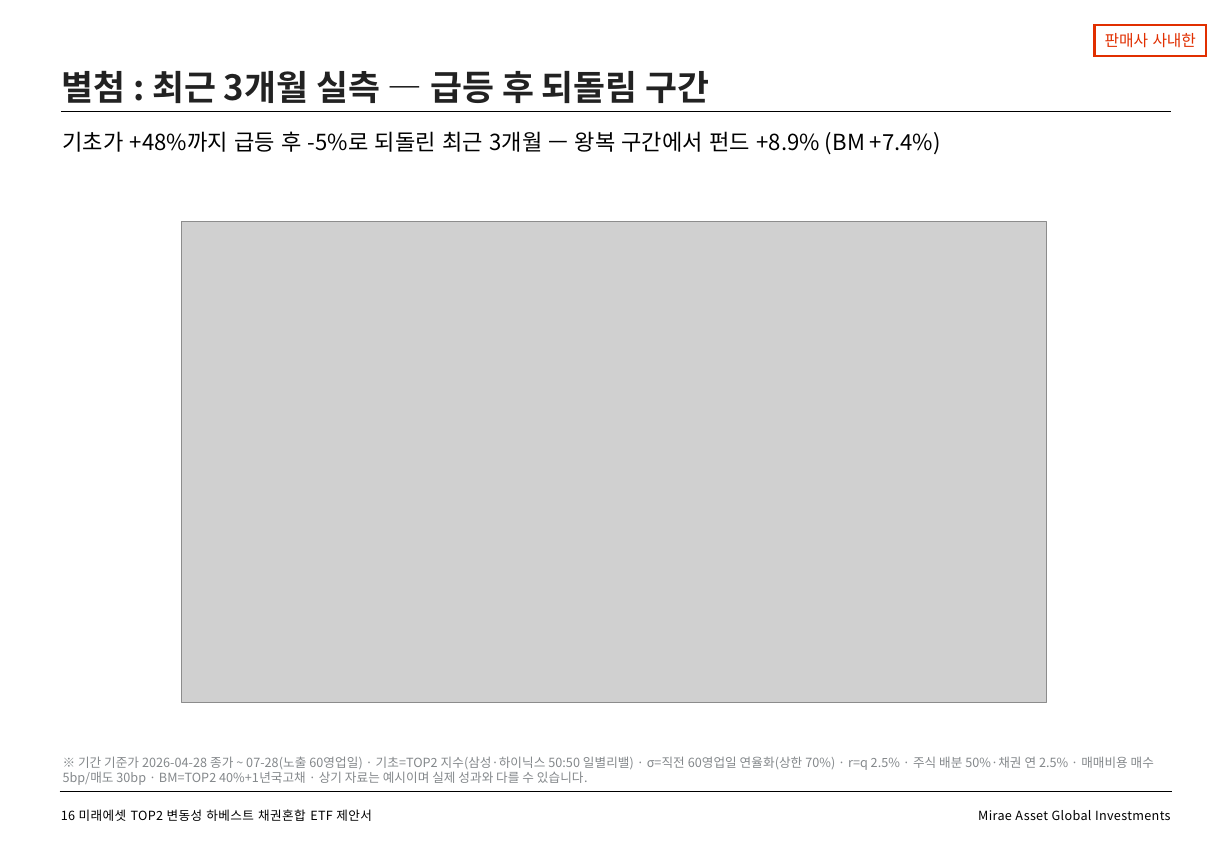
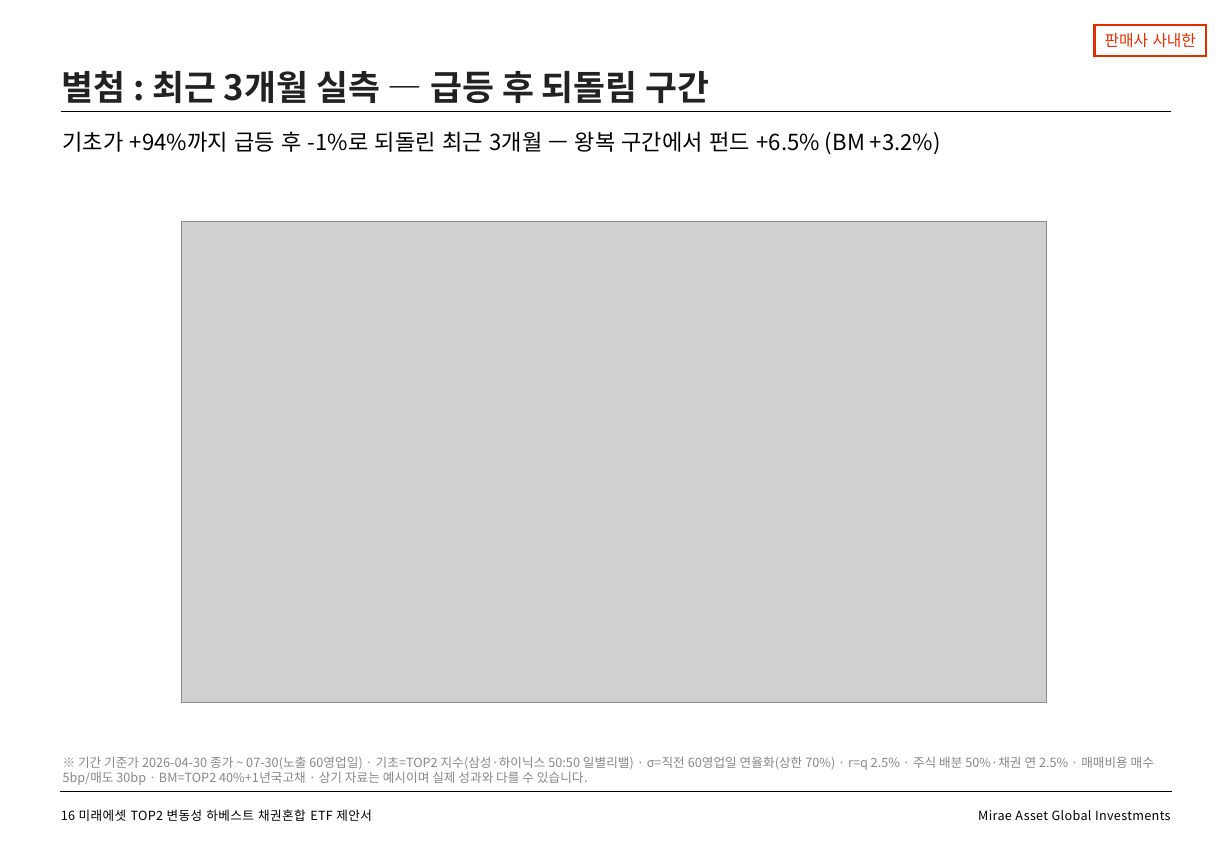
Before and after one commit to gamer383-bit/Volatility-Fund, a slide deck: slide 17 of 제안서/변동성하베스트_TOP2채권혼합ETF_v1_20260730.pptx. Drawn at 1232x853 pixels with LibreOffice and Linux fonts; fonts in the diff are those of the drawing; grey boxes stand for pictures. Boxes give left, top, right and bottom in pixels: in the first picture for what was removed or moved away, otherwise in the second. Text is boxed around its words. In the diff, an @@ line names an element or a change of style, - is before the commit and + after.

```diff
--- a/제안서/변동성하베스트_TOP2채권혼합ETF_v1_20260730.pptx
+++ b/제안서/변동성하베스트_TOP2채권혼합ETF_v1_20260730.pptx
@@ text at box(63, 131, 941, 154): text changed @@
-기초가 +48%까지 급등 후 -5%로 되돌린 최근 3개월 — 왕복 구간에서 펀드 +8.9% (BM +7.4%)
+기초가 +94%까지 급등 후 -1%로 되돌린 최근 3개월 — 왕복 구간에서 펀드 +6.5% (BM +3.2%)
@@ text at box(63, 756, 1154, 785): text changed @@
-※ 기간 기준가 2026-04-28 종가 ~ 07-28(노출 60영업일) · 기초=TOP2 지수(삼성·하이닉스 50:50 일별리밸) · σ=직전 60영업일 연율화(상한 70%) · r=q 2.5% · 주식 배분 50%·채권 연 2.5% · 매매비용 매수 5bp/매도 30bp · BM=TOP2 40%+1년국고채 · 상기 자료는 예시이며 실제 성과와 다를 수 있습니다.
+※ 기간 기준가 2026-04-30 종가 ~ 07-30(노출 60영업일) · 기초=TOP2 지수(삼성·하이닉스 50:50 일별리밸) · σ=직전 60영업일 연율화(상한 70%) · r=q 2.5% · 주식 배분 50%·채권 연 2.5% · 매매비용 매수 5bp/매도 30bp · BM=TOP2 40%+1년국고채 · 상기 자료는 예시이며 실제 성과와 다를 수 있습니다.
```
Also in this commit, not shown: 2 other slides changed, 14 other files.
